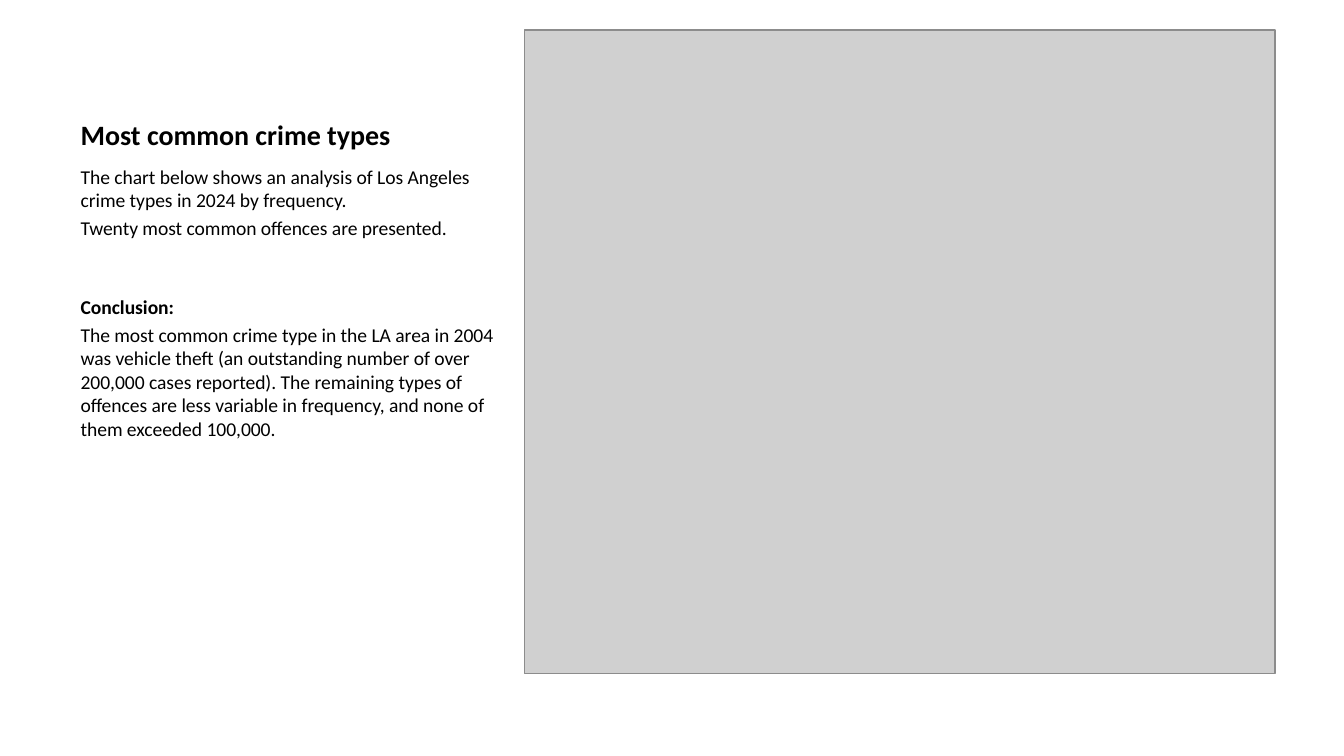
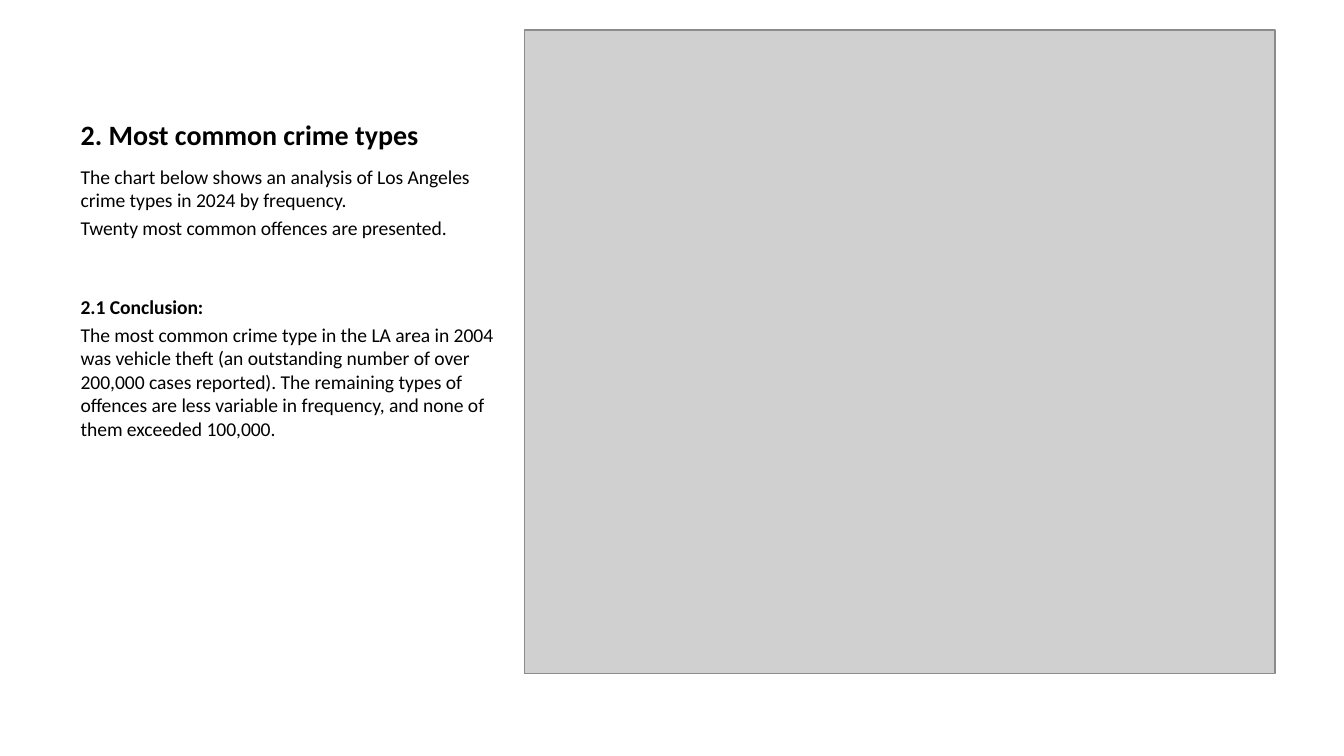
Before and after one commit to glizzynski/Project_Quarto_R, a slide deck: slide 4 of Project_Quarto_R.pptx (slide 3 before the commit). Drawn at 1344x756 pixels with LibreOffice and Linux fonts; fonts in the diff are those of the drawing; grey boxes stand for pictures. Boxes give left, top, right and bottom in pixels: in the first picture for what was removed or moved away, otherwise in the second. Text is boxed around its words. In the diff, an @@ line names an element or a change of style, - is before the commit and + after.

```diff
--- a/Project_Quarto_R.pptx
+++ b/Project_Quarto_R.pptx
@@ title at [81, 125, 418, 150]: text changed @@
-Most common crime types
+2. Most common crime types
@@ text at [81, 300, 203, 314]: text changed @@
-Conclusion:
+2.1 Conclusion:
```
Also in this commit, not shown: 4 other slides changed, 1 slide added, 3 other files.
